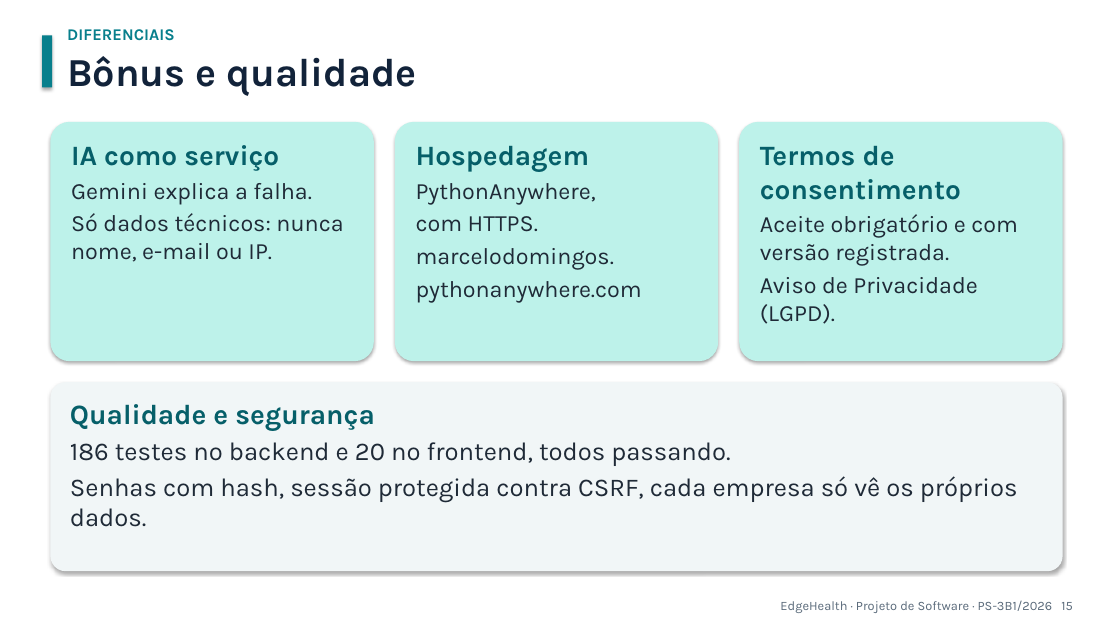
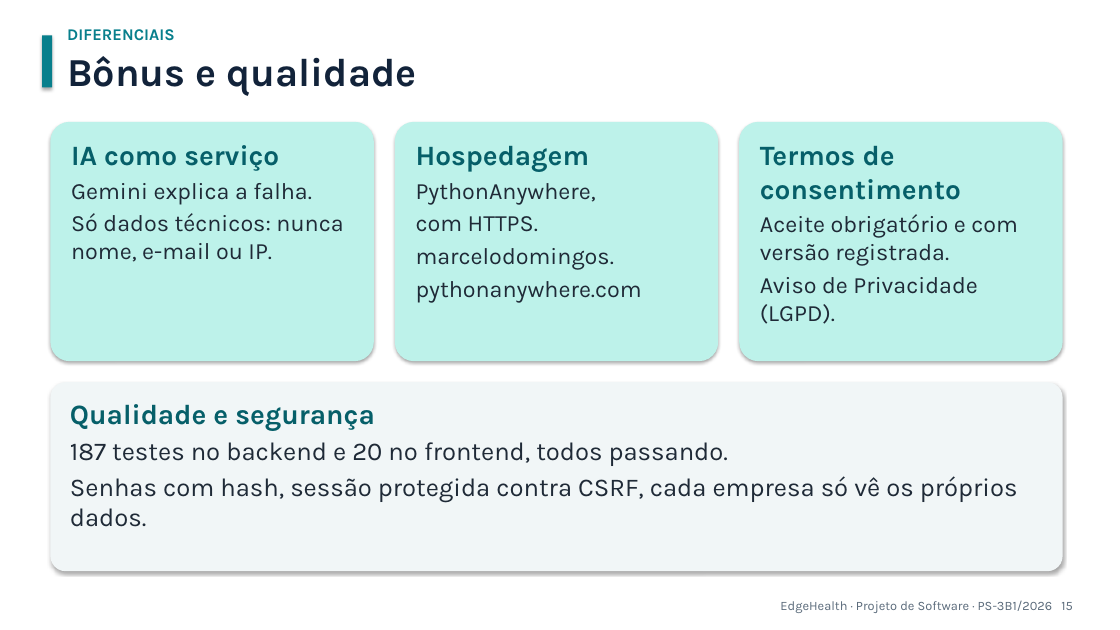
Before and after one commit to MarceloRodriguesDoNascimento/EdgeHealth, a slide deck: slide 15 of apresentacao/EdgeHealth_Apresentacao_Final.pptx. Drawn at 1120x630 pixels with LibreOffice and Linux fonts; fonts in the diff are those of the drawing. Boxes give left, top, right and bottom in pixels: in the first picture for what was removed or moved away, otherwise in the second. Text is boxed around its words. In the diff, an @@ line names an element or a change of style, - is before the commit and + after.

```diff
--- a/apresentacao/EdgeHealth_Apresentacao_Final.pptx
+++ b/apresentacao/EdgeHealth_Apresentacao_Final.pptx
@@ text in rounded rectangle at [70,442,728,466]: text changed @@
-186 testes no backend e 20 no frontend, todos passando.
+187 testes no backend e 20 no frontend, todos passando.
```
Also in this commit, not shown: 12 other files.
